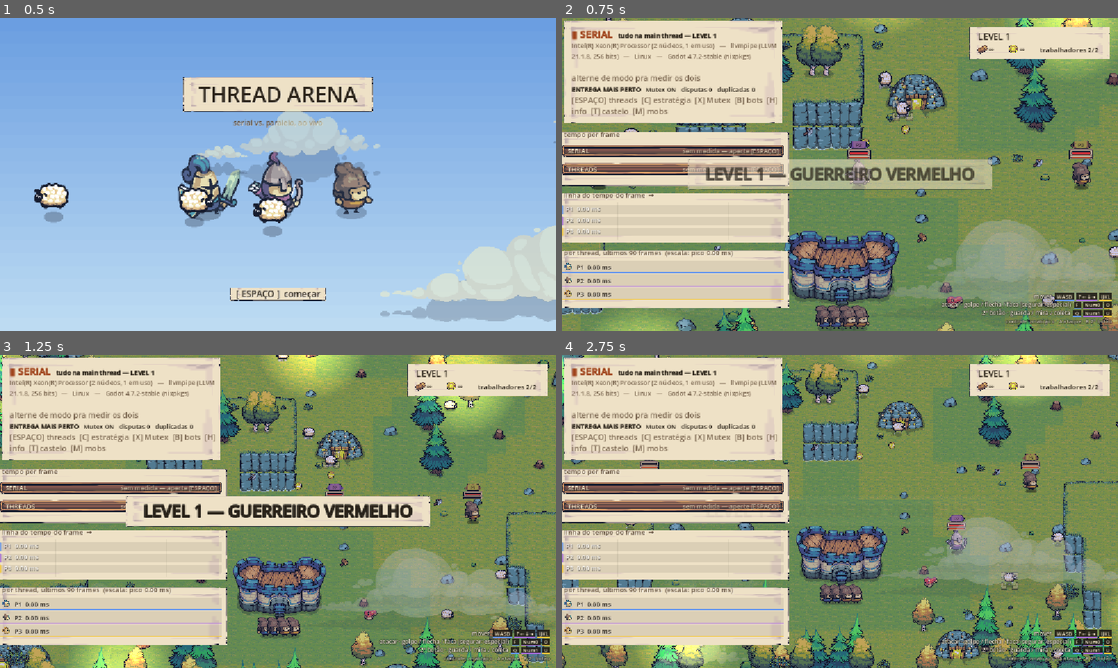
Above: before the commit, frames 1-4 (two rows, left to right).
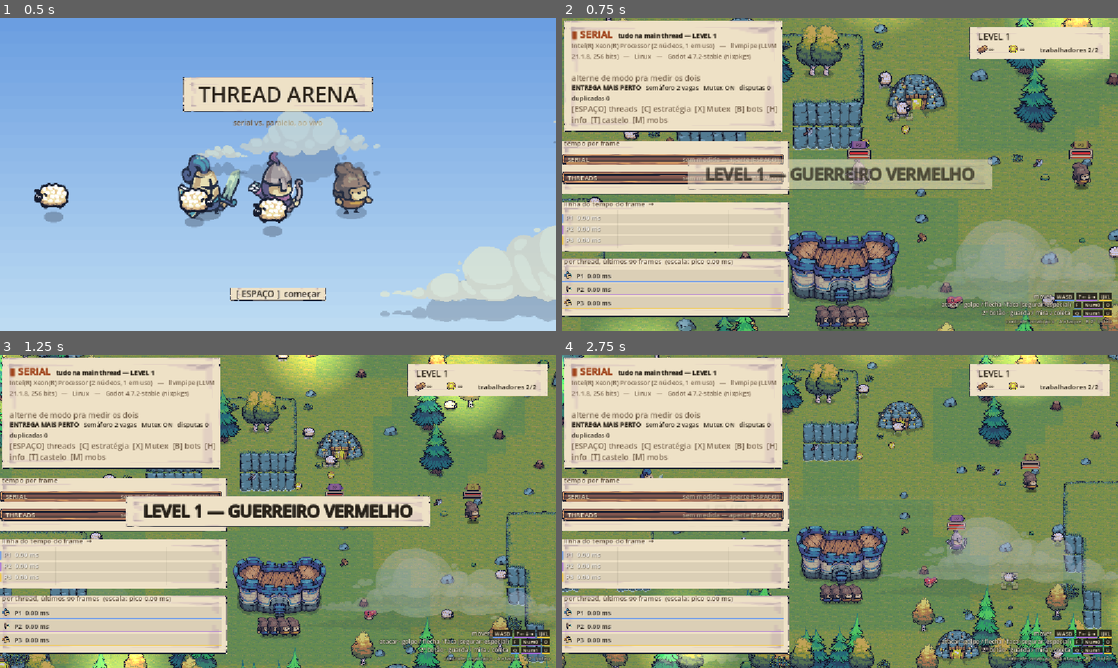
Above: after the commit, the same moments.

Repository: TobsBP/thread-arena
Game: Godot game, scene res://scenes/title_screen.tscn
Same seed, same stepped clock (60 frames per second), same inputs: the game is played once before the commit and once after it.
Inputs (mouse positions are in pixels of both pictures, inside the frame that each line leads up to):
- Up to frame 1 (0.5 s): no input
- Up to frame 2 (0.75 s): tap Enter (ui_accept) at 0.5 s; move the mouse to (962, 158) at 0.52 s; hold Right from 0.53 s (still down); hold Enter (ui_accept) from 0.53 s (still down); click (962, 158) at 0.67 s
- Up to frame 3 (1.25 s): keep holding Right; keep holding Enter (ui_accept)
- Up to frame 4 (2.75 s): move the mouse to (728, 527) at 1.27 s; release Right at 1.28 s; release Enter (ui_accept) at 1.28 s; hold Down 1.28-2.03 s; tap I at 1.35 s; tap Enter (ui_accept) at 1.52, 1.55, 1.82 s; move the mouse to (895, 442) at 2.02 s; hold Right from 2.03 s (still down); hold Enter (ui_accept) from 2.03 s (still down); tap K at 2.1 s

Frame 1 is identical in both runs. In frame 2, 16% of the frame differs, in the area x 0-41%, y 21-96%; in frame 3, 14%; in frame 4, 16%.

Commit message:
feat: mutex and strategies

Diff:
--- a/scripts/hud.gd
+++ b/scripts/hud.gd
@@ -126,7 +126,7 @@
 		"[color=%s][font_size=13]%s[/font_size][/color]" % [DIM, _system_line()],
 		"",
 		_verdict(),
-		"[font_size=13][b]ENTREGA %s[/b]   Mutex %s   disputas %d   duplicadas %d[/font_size]" % [
+		"[font_size=13][b]ENTREGA %s[/b]   Semáforo 2 vagas   Mutex %s   disputas %d   duplicadas %d[/font_size]" % [
 			delivery_strategy, "ON" if mutex_enabled else "OFF", contested_claims,
 			duplicate_deliveries],
 		"[color=%s][ESPAÇO] threads  [C] estratégia  [X] Mutex  [B] bots  [H] info  [T] castelo  [M] mobs[/color]" % DIM,
--- a/scripts/main.gd
+++ b/scripts/main.gd
@@ -98,6 +98,9 @@
 const PAWN_AXE_Y := preload("res://assets/Tiny Swords (Free Pack)/Tiny Swords (Free Pack)/Units/Yellow Units/Pawn/Pawn_Interact Axe.png")
 const PAWN_COUNT := 4
 const PAWN_SPEED := 120.0
+## Limite didático: dos quatro entregadores, no máximo dois tentam reservar
+## carne ao mesmo tempo. O Semaphore é abastecido uma vez no _ready().
+const MAX_CONCURRENT_CLAIMS := 2
 
 ## Ovelhas do pack Update 010 — mais fofas que a versão antiga (Sheep_Grass/Move).
 const SHEEP_GRAZE := preload("res://assets/Tiny Swords/Tiny Swords (Update 010)/Resources/Sheep/HappySheep_Idle.png")
@@ -162,6 +165,7 @@
 ## A reserva é o recurso compartilhado da demonstração. O lock protege somente
 ## a operação curta de conferir e reservar a carne, nunca a viagem do pawn.
 var meat_mutex := Mutex.new()
+var claim_semaphore := Semaphore.new()
 var mutex_enabled := true
 var delivery_strategy := DeliveryStrategy.NEAREST
 var contested_claims := 0
@@ -213,6 +217,7 @@
 	_spawn_players()
 	_spawn_sheep()
 	_spawn_workers()
+	claim_semaphore.post(MAX_CONCURRENT_CLAIMS)
 	bodies.assign(units)
 	bodies.append_array(sheep)
 	bodies.append_array(workers)
@@ -672,9 +677,12 @@
 ## Worker entry point. Com mutex, a checagem e a reserva são uma seção crítica;
 ## sem mutex, cada tarefa lê o mesmo snapshot e devolve sua proposta.
 func _claim_meat(candidates: Array[MeatDrop]) -> Dictionary:
+	# Semáforo conta vagas: quatro tarefas de pawn competem por duas permissões.
+	# wait() bloqueia as demais até uma tarefa devolver uma vaga com post().
+	claim_semaphore.wait()
+	var result: Dictionary = {"drop": null, "contended": false}
 	if mutex_enabled:
 		meat_mutex.lock()
-		var result := {"drop": null, "contended": false}
 		for drop in candidates:
 			if drop.claimed:
 				result["contended"] = true
@@ -683,13 +691,13 @@
 			result["drop"] = drop
 			break
 		meat_mutex.unlock()
-		return result
 	else:
 		# Deliberadamente não publica a reserva aqui: todas as tarefas leem a
 		# mesma fotografia anterior à disputa. O conflito é aplicado após o join.
 		if not candidates.is_empty():
-			return {"drop": candidates[0], "contended": false}
-	return {"drop": null, "contended": false}
+			result["drop"] = candidates[0]
+	claim_semaphore.post()
+	return result
 
 
 func _update_courier(worker: Player, delta: float) -> void:
Not shown, changed: APRESENTACAO.md
Not shown, changed: CLAUDE.md
Not shown, changed: README.md
